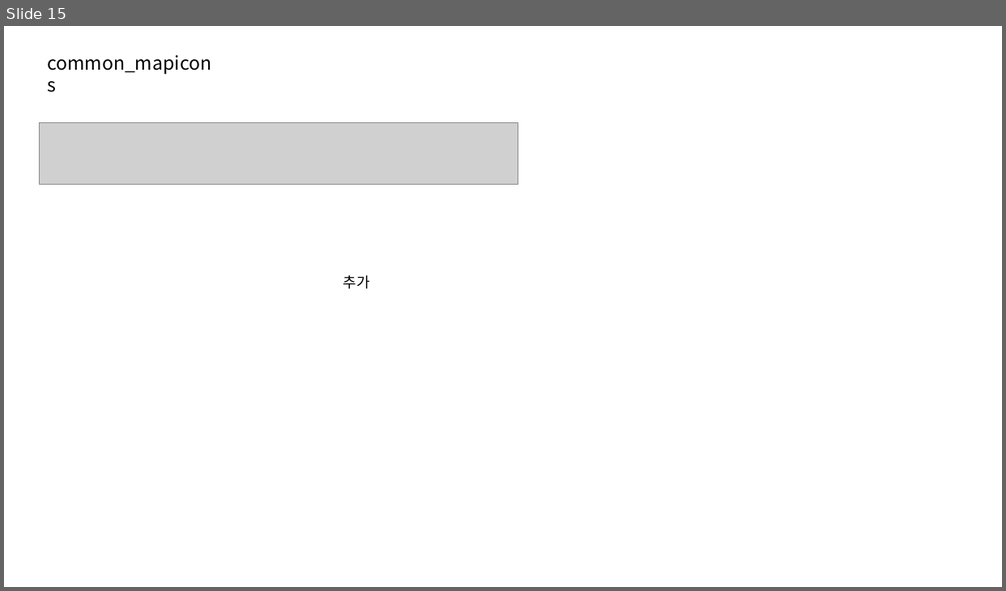
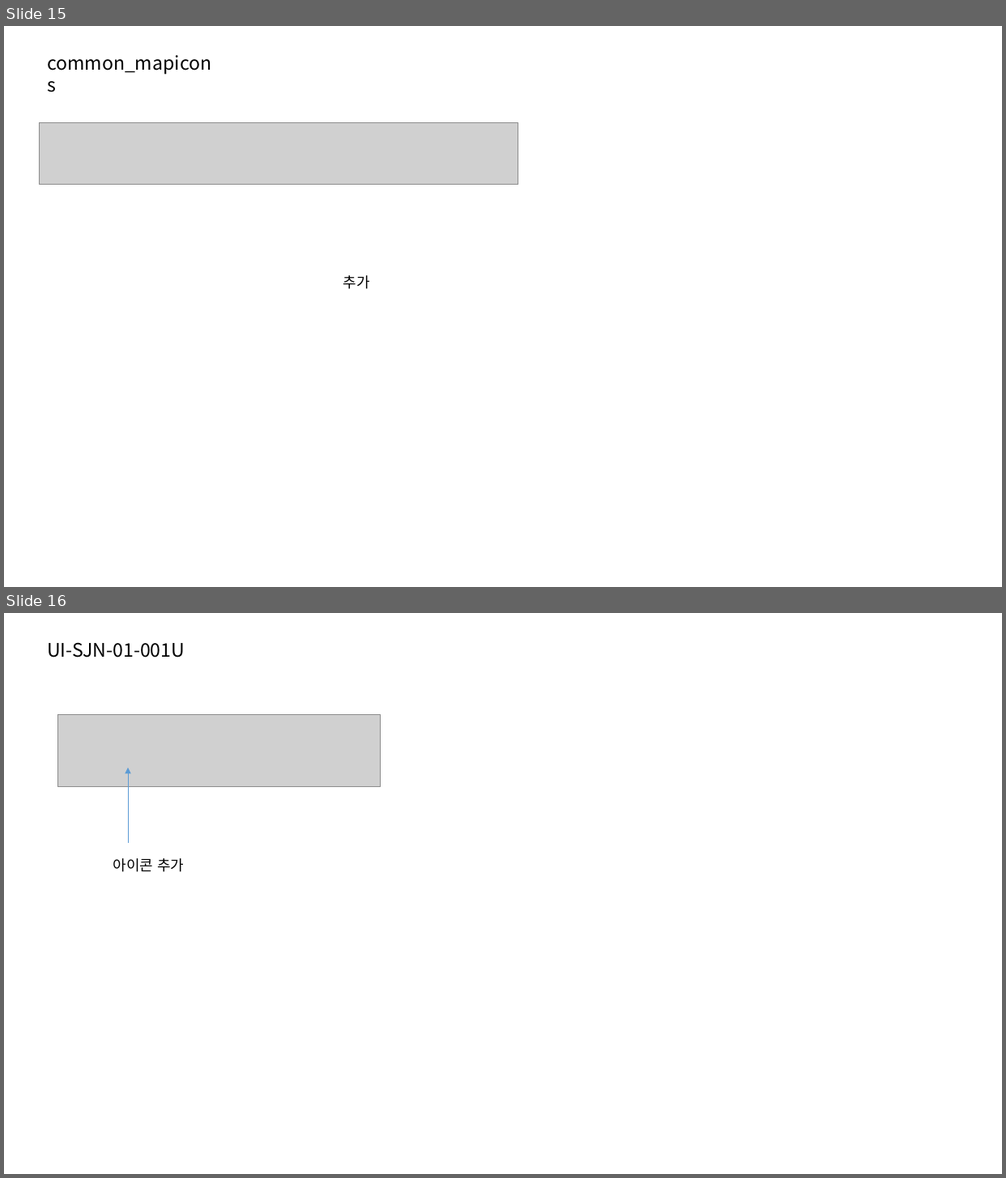
Before and after one commit to jeoungGyy/sejong, a slide deck: ppt/04-03.pptx. Shown one above the other, each under a label of ours: slide 15 before the commit, slides 15 and 16 after it. The pictures are 1006x591 and 1006x1178 pixels, drawn with LibreOffice and Linux fonts; fonts in the diff are those of the drawing; grey boxes stand for pictures. Boxes give left, top, right and bottom in pixels: in the first picture for what was removed or moved away, otherwise in the second. Text is boxed around its words. In the diff, an @@ line names an element or a change of style, - is before the commit and + after.

```diff
--- a/ppt/04-03.pptx
+++ b/ppt/04-03.pptx
@@ slide 16 added at bbox=[4, 613, 1002, 1174], background #FFFFFF @@
@@ text added at bbox=[47, 642, 185, 658], 18 pt, text #000000 @@
+UI-SJN-01-001U
@@ picture added at bbox=[58, 715, 381, 786] @@
@@ arrow added from (128, 843) to (128, 768), #5B9BD5 0.5 pt @@
@@ text added at bbox=[113, 858, 184, 872], 14 pt, text #000000 @@
+아이콘 추가
```
Also in this commit, not shown: 4 other files.
